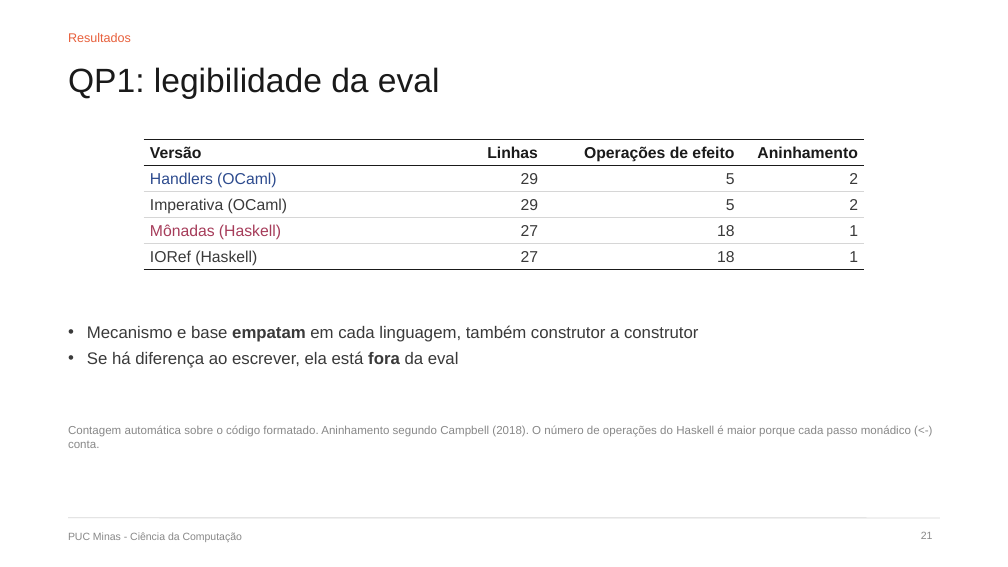
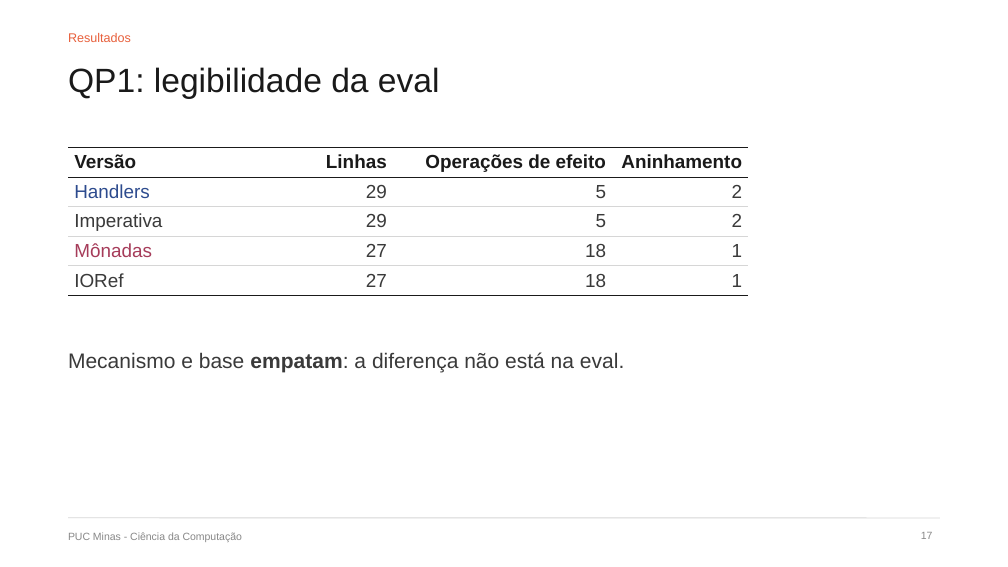
Before and after one commit to DiegoMarchioni/TCC, a slide deck: slide 17 of apresentacao/dissertacao/defesa.pptx (slide 21 before the commit). Drawn at 1008x567 pixels with LibreOffice and Linux fonts; fonts in the diff are those of the drawing. Boxes give left, top, right and bottom in pixels: in the first picture for what was removed or moved away, otherwise in the second. Text is boxed around its words. In the diff, an @@ line names an element or a change of style, - is before the commit and + after.

```diff
--- a/apresentacao/dissertacao/defesa.pptx
+++ b/apresentacao/dissertacao/defesa.pptx
@@ table at [68,147,749,291] @@
-row 2, column 1: Handlers (OCaml)
+row 2, column 1: Handlers
-row 3, column 1: Imperativa (OCaml)
+row 3, column 1: Imperativa
-row 4, column 1: Mônadas (Haskell)
+row 4, column 1: Mônadas
-row 5, column 1: IORef (Haskell)
+row 5, column 1: IORef
@@ size 15 to 18 pt in "Versão", "Linhas", "Operações de efeito", "Aninhamento" and 12 more places @@
@@ table: place and size @@
-table at [144,140,864,270]
+table at [68,147,749,291]
@@ text at [68,352,624,373]: text changed; size 16 to 20 pt @@
-• Mecanismo e base empatam em cada linguagem, também construtor a construtor
-• Se há diferença ao escrever, ela está fora da eval
+Mecanismo e base empatam: a diferença não está na eval.
@@ text removed at [68,425,911,448] @@
-Contagem automática sobre o código formatado. Aninhamento segundo Campbell (2018). O número de operações do Haskell é maior porque cada passo monádico (<-) conta.
@@ page number at [921,532,933,539]: text changed @@
-21
+17
```
Also in this commit, not shown: 21 other slides changed, 3 slides added, 5 slides removed, 3 other files.
